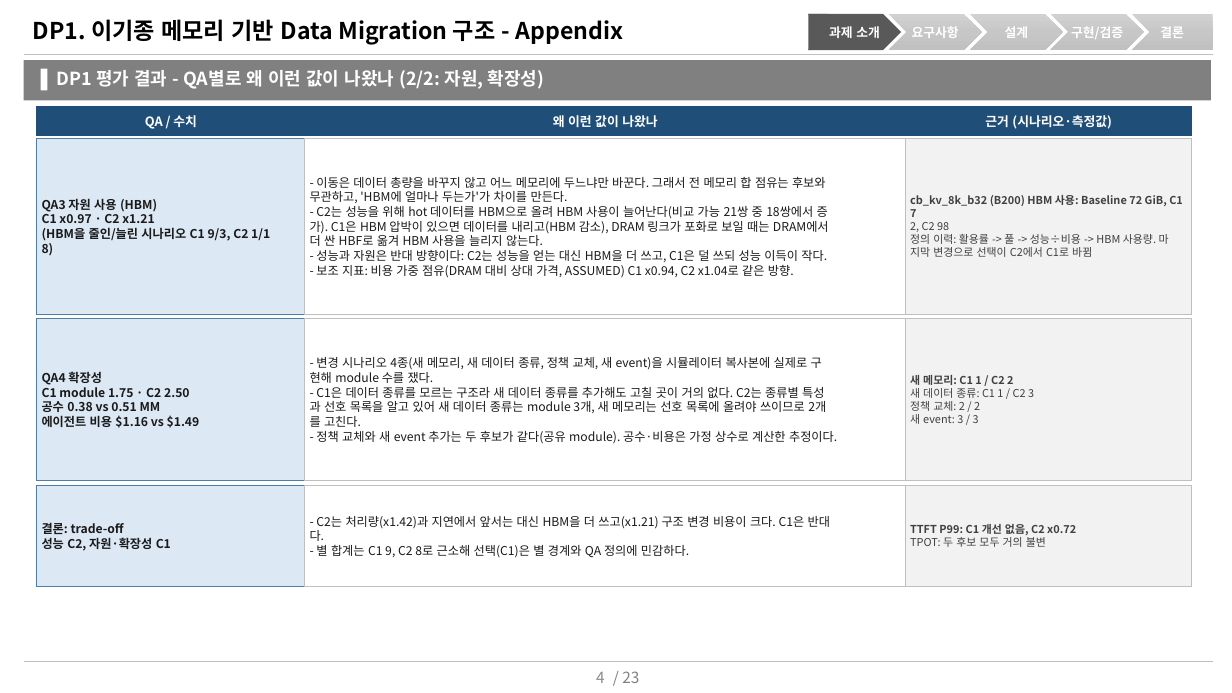
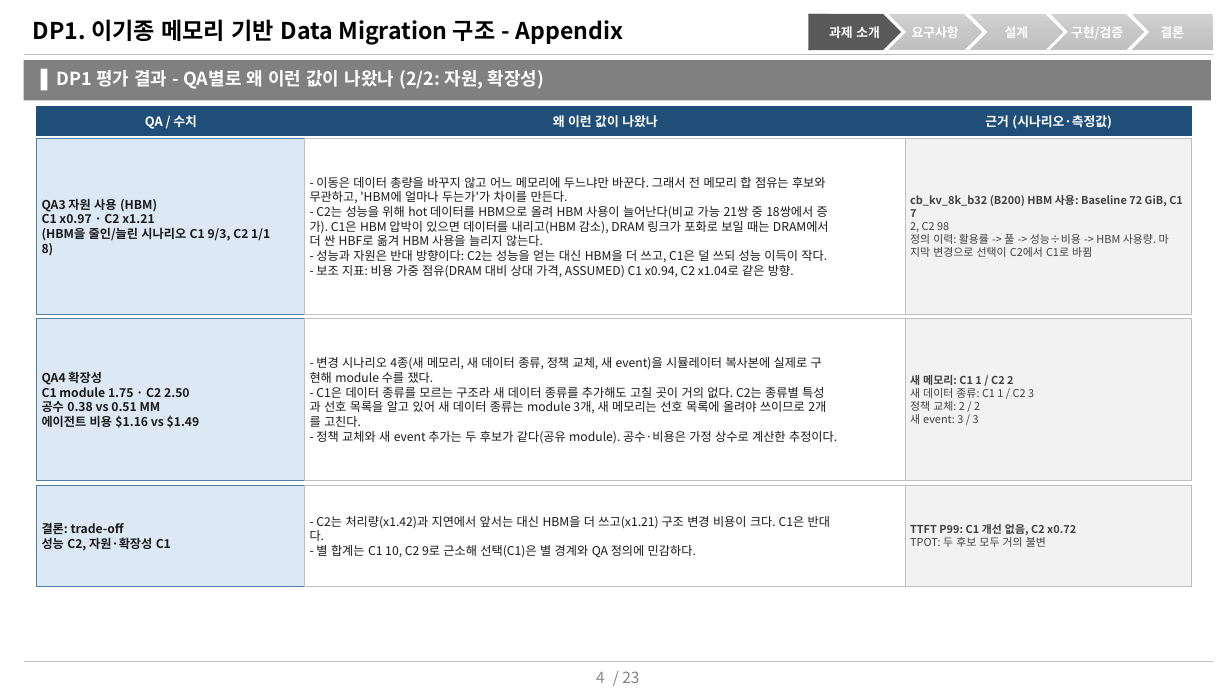
Before and after one commit to mkim0628/vllm, a slide deck: slide 4 of doc-mk/DP1/DP1-appendix-qa-result.pptx. Drawn at 1232x693 pixels with LibreOffice and Linux fonts; fonts in the diff are those of the drawing. Boxes give left, top, right and bottom in pixels: in the first picture for what was removed or moved away, otherwise in the second. Text is boxed around its words. In the diff, an @@ line names an element or a change of style, - is before the commit and + after.

```diff
--- a/doc-mk/DP1/DP1-appendix-qa-result.pptx
+++ b/doc-mk/DP1/DP1-appendix-qa-result.pptx
@@ text in rectangle at <box>316,545,696,557</box>: text changed @@
-- 별 합계는 C1 9, C2 8로 근소해 선택(C1)은 별 경계와 QA 정의에 민감하다.
+- 별 합계는 C1 10, C2 9로 근소해 선택(C1)은 별 경계와 QA 정의에 민감하다.
```
Also in this commit, not shown: 3 other slides changed, 7 other files.
